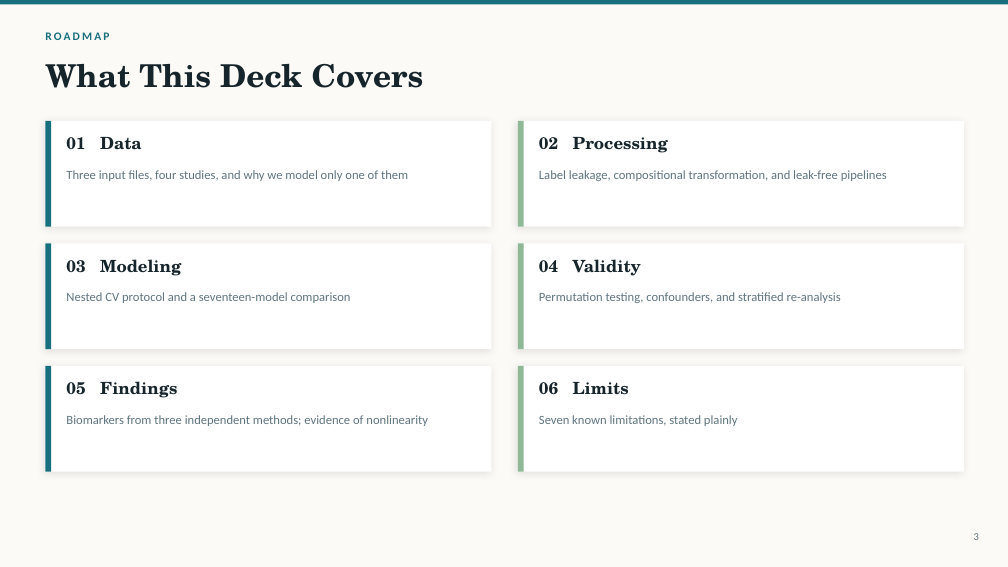
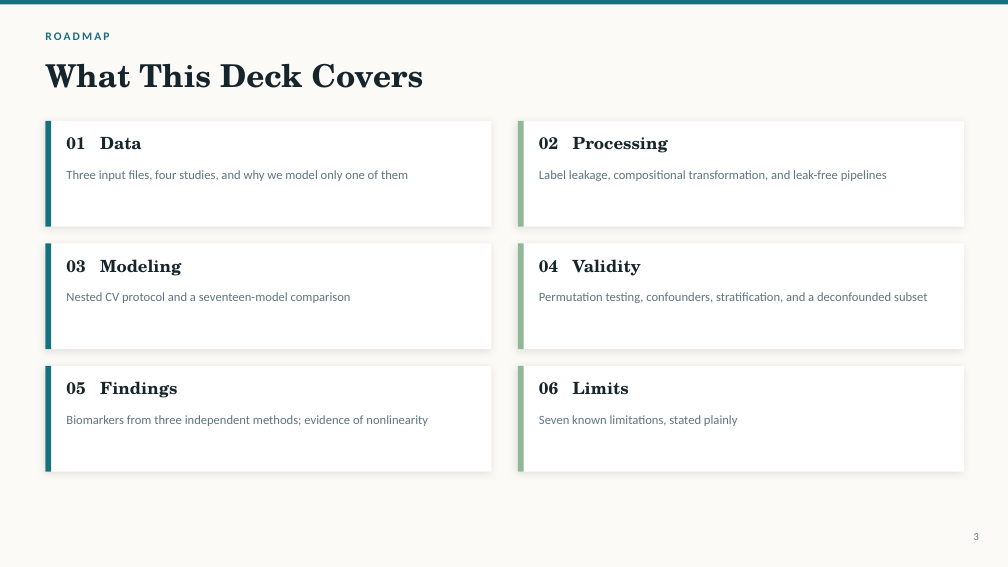
Before and after one commit to pengsihua2023/Christina-machine-learning-project, a slide deck: slide 3 of slides/Influenza_Microbiome_ML_Overview.pptx. Drawn at 1008x567 pixels with LibreOffice and Linux fonts; fonts in the diff are those of the drawing. Boxes give left, top, right and bottom in pixels: in the first picture for what was removed or moved away, otherwise in the second. Text is boxed around its words. In the diff, an @@ line names an element or a change of style, - is before the commit and + after.

```diff
--- a/slides/Influenza_Microbiome_ML_Overview.pptx
+++ b/slides/Influenza_Microbiome_ML_Overview.pptx
@@ text at box(539, 292, 927, 303): text changed @@
-Permutation testing, confounders, and stratified re-analysis
+Permutation testing, confounders, stratification, and a deconfounded subset
```
Also in this commit, not shown: 6 other slides changed, 1 slide added, 11 other files.
